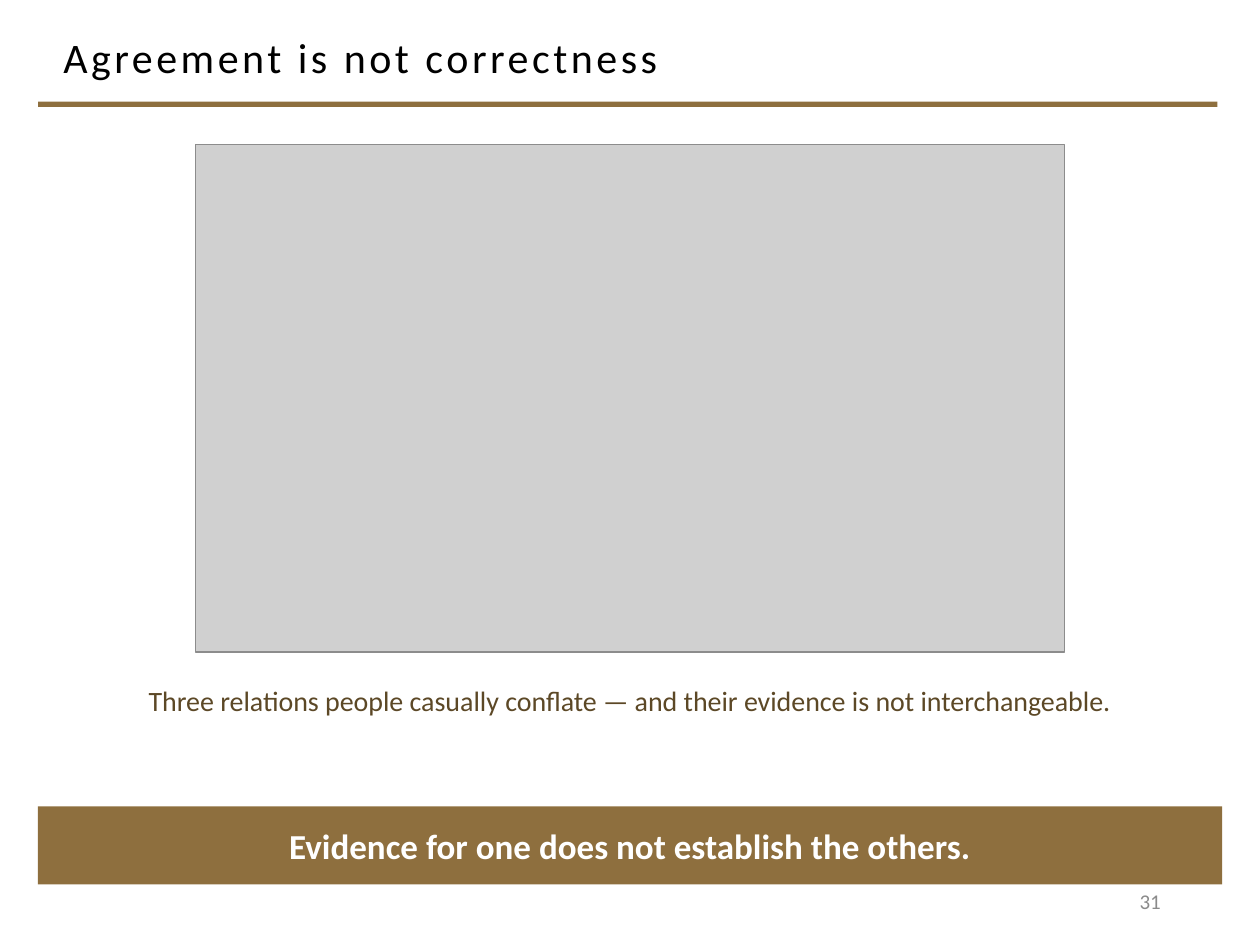
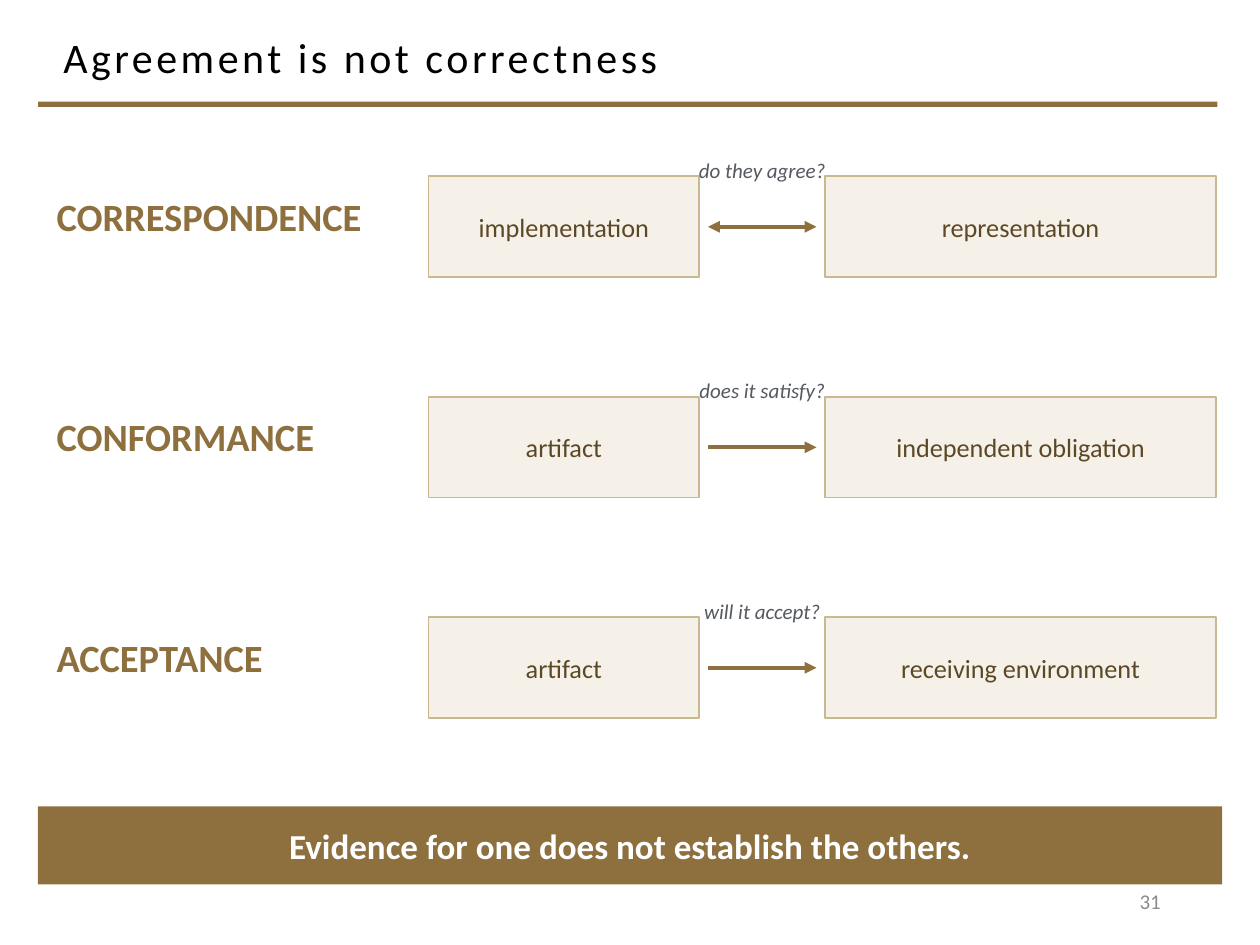
Before and after one commit to davisjam/model-based-agentic-software-engineering, a slide deck: slide 31 of course/lectures/act-2-delegation-and-control/03-alignment/2-3-Alignment.pptx. Drawn at 1260x945 pixels with LibreOffice and Linux fonts; fonts in the diff are those of the drawing; grey boxes stand for pictures; background and template pictures are left out. Boxes give left, top, right and bottom in pixels: in the first picture for what was removed or moved away, otherwise in the second. Text is boxed around its words. In the diff, an @@ line names an element or a change of style, - is before the commit and + after.

Commit message:
deck 2-3 prune D: models section — de-collapse validator/gate, redraw three relations
'Models can drive controls' now reads MODEL -> ANALYSES -> VERDICTS ->
optional GATE (the analyses produce verdicts; a gate may consume them)
and loses the 'model becomes operational' line. 'Agreement is not
correctness' is redrawn at lecture scale: three enormous rows
(CORRESPONDENCE / CONFORMANCE / ACCEPTANCE), almost no prose, keeping
only the gold footer. The models slide loses its closing aphorism.

```diff
--- a/course/lectures/act-2-delegation-and-control/03-alignment/2-3-Alignment.pptx
+++ b/course/lectures/act-2-delegation-and-control/03-alignment/2-3-Alignment.pptx
@@ picture removed at <box>195,145,1065,653</box> @@
@@ rectangle added at <box>428,176,699,277</box>, fill #F5F1E8, outline #C9B991 1 pt, 15 pt, text #5C4826 @@
+implementation
@@ text added at <box>699,163,826,184</box>, 12 pt, text #555960, italic @@
+do they agree?
@@ rectangle added at <box>825,176,1216,277</box>, fill #F5F1E8, outline #C9B991 1 pt, 15 pt, text #5C4826 @@
+representation
@@ text added at <box>57,205,362,232</box>, 22 pt, text #8E6F3E, bold @@
+CORRESPONDENCE
@@ double arrow added from (708, 227) to (816, 227), #8E6F3E 2.25 pt @@
@@ text added at <box>699,383,824,405</box>, 12 pt, text #555960, italic @@
+does it satisfy?
@@ rectangle added at <box>428,397,699,498</box>, fill #F5F1E8, outline #C9B991 1 pt, 15 pt, text #5C4826 @@
+artifact
@@ rectangle added at <box>825,397,1216,498</box>, fill #F5F1E8, outline #C9B991 1 pt, 15 pt, text #5C4826 @@
+independent obligation
@@ text added at <box>57,425,315,452</box>, 22 pt, text #8E6F3E, bold @@
+CONFORMANCE
@@ arrow added from (708, 447) to (816, 447), #8E6F3E 2.25 pt @@
@@ rectangle added at <box>428,617,699,718</box>, fill #F5F1E8, outline #C9B991 1 pt, 15 pt, text #5C4826 @@
+artifact
@@ text added at <box>704,604,820,623</box>, 12 pt, text #555960, italic @@
+will it accept?
@@ rectangle added at <box>825,617,1216,718</box>, fill #F5F1E8, outline #C9B991 1 pt, 15 pt, text #5C4826 @@
+receiving environment
@@ text added at <box>57,646,263,673</box>, 22 pt, text #8E6F3E, bold @@
+ACCEPTANCE
@@ arrow added from (708, 668) to (816, 668), #8E6F3E 2.25 pt @@
@@ text removed at <box>149,691,1111,716</box> @@
-Three relations people casually conflate — and their evidence is not interchangeable.
```
Also in this commit, not shown: 2 other slides changed.
